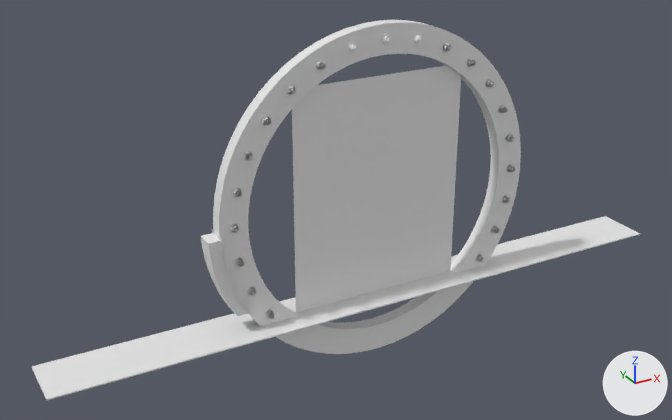
A saved change to the Blender file Blender/sgc_roundhall.blend.
Both versions are drawn from a 50 mm lens placed at (-4.75, -7.72, 3.8), pointed at (-0.42, 0.16, -0.14). The lights are fixed; the arrows at lower right show +X, +Y and +Z.

Names of what the first picture shows: 'Light_Wall', 'Plane', 'Plane.001', 'RoundHall_Arch', 'RoundHall_Arch_Bolts'.
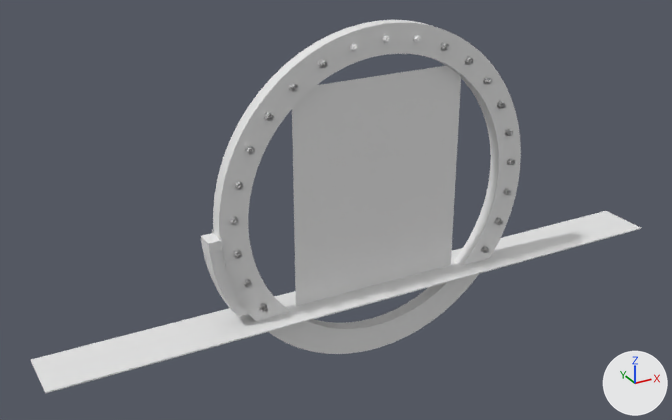
Patch to the scene script:
```diff
--- a/Blender/sgc_roundhall.blend.py
+++ b/Blender/sgc_roundhall.blend.py
@@ me_plane @@
 me_plane.from_pydata(...)  # 8 vertices, 6 faces; spans x -3.66..3.66, y -0.3..0.3, z -1.16..-1.14
 # used by ob_plane; location = (0.0, 0.0, 0.0)
+# me_plane part 1: the whole mesh is moved by (0.0, 0.0, 0.08)
@@ me_circle_003 @@
 # used by ob_roundhall_arch_bolts; location = (0.0, -0.076, 0.0)
-me_circle_003.from_pydata(...)  # 2982 vertices, 2856 faces; spans x -1.72..1.72, y -0.07..0.0, z -1.06..1.72
+me_circle_003.from_pydata(...)  # 3360 vertices, 3213 faces; spans x -1.72..1.72, y -0.07..0.0, z -0.97..1.72
+# me_circle_003 part 2: the loose piece of 65 vertices spanning x -1.57..-1.48, y -0.01..0.0, z -0.75..-0.66 is moved by (-0.04, 0.0, 0.1)
+# me_circle_003 part 3: 8 loose pieces with 96 vertices, spanning x -1.71..1.71, y -0.05..-0.01, z -1.06..0.05, are deleted
+# me_circle_003 part 4: 38 vertices moved within x -1.67..-0.35, y -0.07..0.0, z 0.07..1.67; 790 vertices removed from x -1.72..-0.33, y -0.07..0.0, z -0.39..1.68; 833 vertices added at x -1.72..-0.31, y -0.07..0.0, z -0.3..1.68
+# me_circle_003 part 5: 35 vertices moved within x 0.34..1.68, y -0.07..0.0, z 0.07..1.67; 790 vertices removed from x 0.33..1.72, y -0.07..0.0, z -0.39..1.68; 833 vertices added at x 0.31..1.72, y -0.07..0.0, z -0.3..1.68
```

Where the change shows, as pixel boxes [x1, y1, x2, y2] in the pictures (672 x 420 px; the box of a moved part takes in the faces that stretch with it):
'Plane', mesh moved
    before: [31, 216, 640, 401]
    after: [31, 211, 641, 393]
'RoundHall_Arch_Bolts', reshaped
    before: [230, 35, 515, 319]
    after: [229, 35, 515, 312]
part 2 of me_circle_003, moved or reshaped
    before: [247, 287, 256, 295]
    after: [243, 279, 251, 287]
part 3 of me_circle_003, deleted
    before: [231, 166, 515, 319]
part 4 of me_circle_003, moved or reshaped
    before: [230, 43, 358, 266]
    after: [229, 43, 359, 258]
part 5 of me_circle_003, moved or reshaped
    before: [414, 35, 514, 203]
    after: [413, 35, 515, 195]
